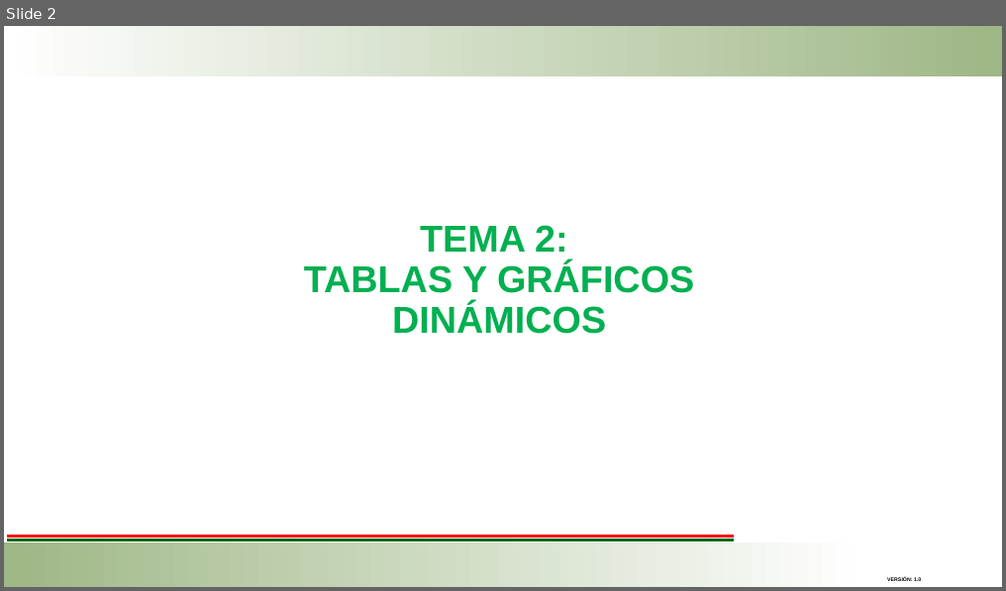
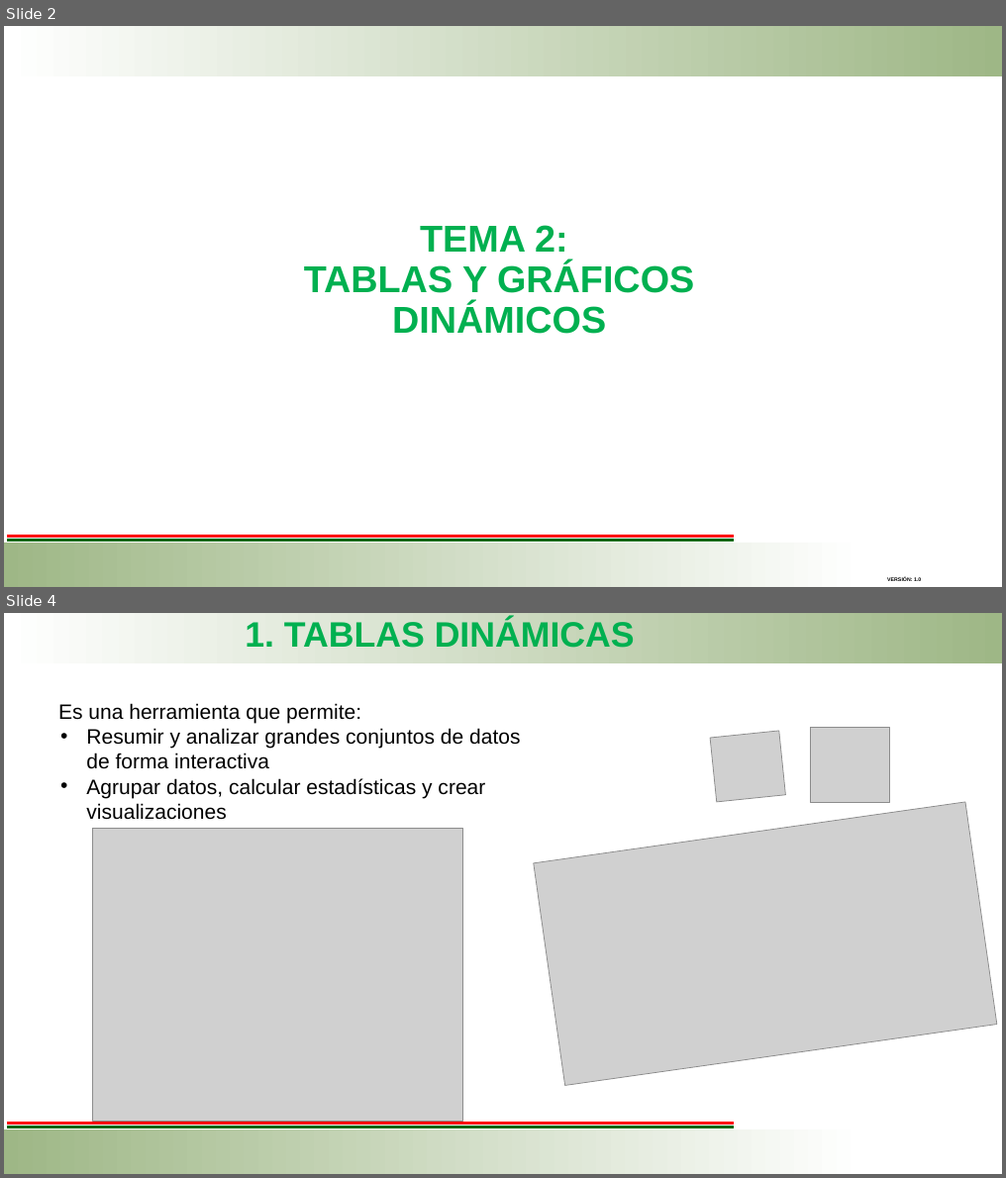
Before and after one commit to ejmerino/software-engineering, a slide deck: Vinculacion/Presentación Aplicacion de Tablas y Graficos Dinamicos.pptx. Shown one above the other, each under a label of ours: slide 2 before the commit, slides 2 and 4 after it; the slides between them are not shown. The pictures are 1006x591 and 1006x1178 pixels, drawn with LibreOffice and Linux fonts; fonts in the diff are those of the drawing; grey boxes stand for pictures; background and template pictures are left out. Boxes give left, top, right and bottom in pixels: in the first picture for what was removed or moved away, otherwise in the second. Text is boxed around its words. In the diff, an @@ line names an element or a change of style, - is before the commit and + after.

```diff
--- a/Vinculacion/Presentación Aplicacion de Tablas y Graficos Dinamicos.pptx
+++ b/Vinculacion/Presentación Aplicacion de Tablas y Graficos Dinamicos.pptx
@@ slide 4 added at <box>4,613,1002,1174</box>, background #FFFFFF; not listed: 4 template elements that a slide beside it also shows @@
@@ title added at <box>245,619,635,648</box>, 34 pt, text #00B050, bold @@
+1. TABLAS DINÁMICAS
@@ text added at <box>58,703,520,820</box>, 20 pt, text #000000 @@
+Es una herramienta que permite:
+• Resumir y analizar grandes conjuntos de datos de forma interactiva
+• Agrupar datos, calcular estadísticas y crear visualizaciones
@@ picture added at <box>710,731,786,802</box> @@
@@ picture added at <box>810,728,890,802</box> @@
@@ picture added at <box>534,802,998,1086</box> @@
@@ picture added at <box>93,829,463,1121</box> @@
```
Also in this commit, not shown: 2 slides changed, 12 other slides added, 40 slides removed.
